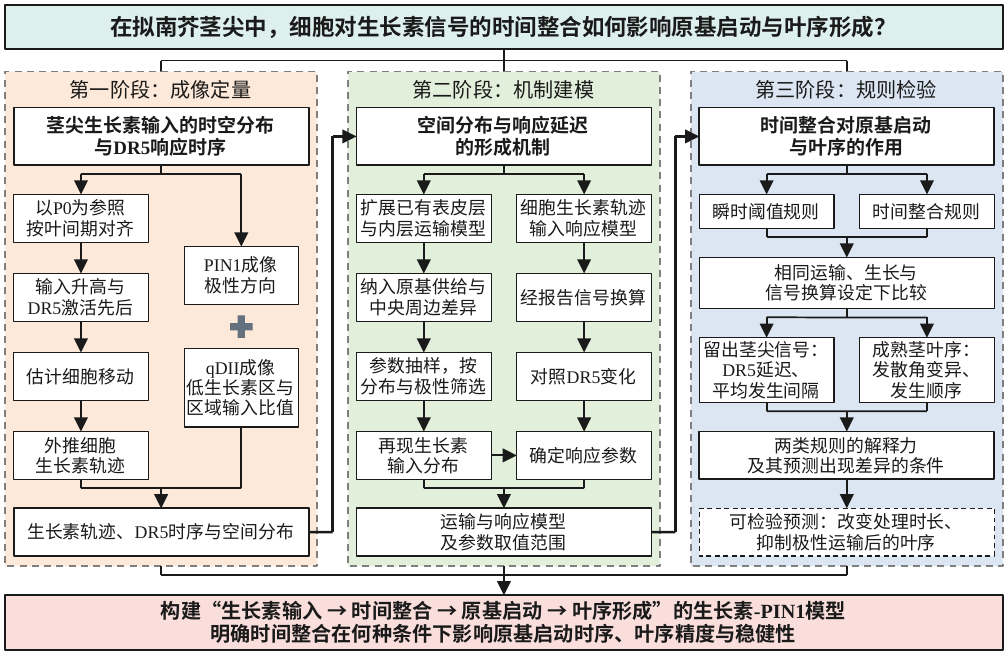
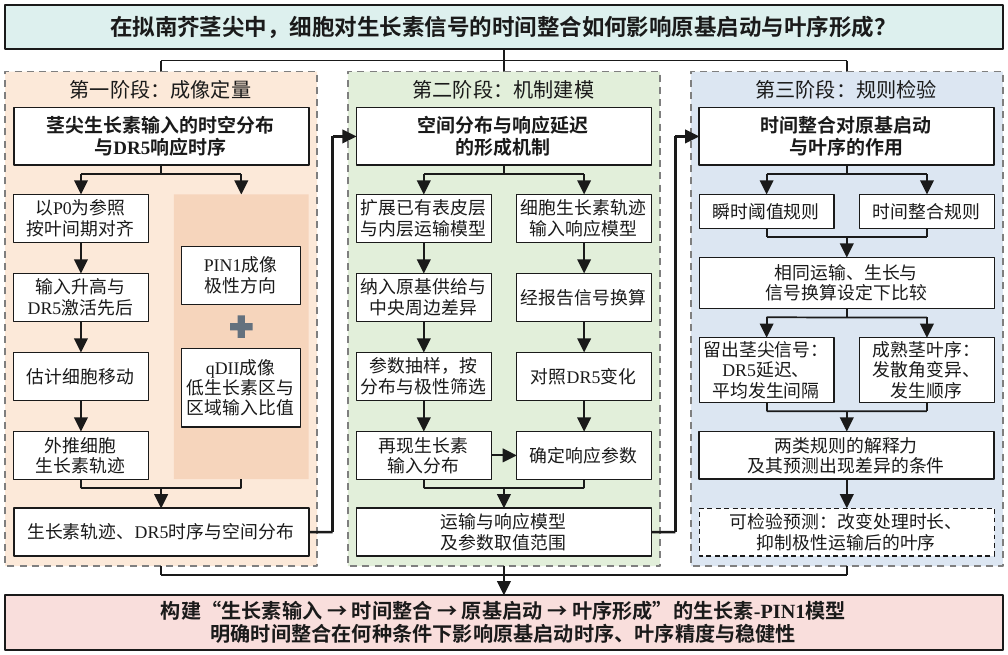
Before and after one commit to Aria0516/model, a slide deck: slide 1 of figures/prior_work/ppt/fig2-1_roadmap.pptx. Drawn at 1008x655 pixels with LibreOffice and Linux fonts; fonts in the diff are those of the drawing. Boxes give left, top, right and bottom in pixels: in the first picture for what was removed or moved away, otherwise in the second. Text is boxed around its words. In the diff, an @@ line names an element or a change of style, - is before the commit and + after.

```diff
--- a/figures/prior_work/ppt/fig2-1_roadmap.pptx
+++ b/figures/prior_work/ppt/fig2-1_roadmap.pptx
@@ arrow moved from (240, 174) - (240, 247) to (240, 174) - (240, 194) @@
@@ rectangle added at (174,194,309,479), fill #F6D5BC @@
@@ line moved from (240, 426) - (240, 488) to (240, 479) - (240, 488) @@
```
Also in this commit, not shown: 2 other files.
